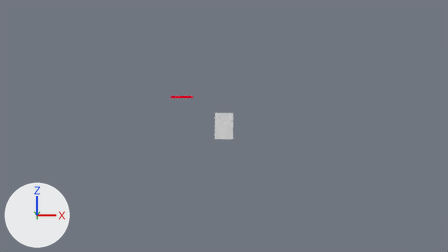
A saved change to the Blender file blender/game.blend.
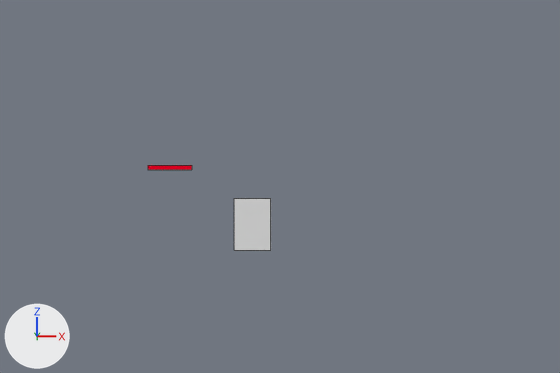
There are two pictures of each version: one from the file's camera 'Camera', one close up on the part from 21% to 85% of the width and 5% to 80% of the height. The axes (+X, +Y, +Z) are drawn at lower left. The lights are the same throughout. The close-ups show mesh edges as thin lines. The same objects are shown in both versions, whatever each file hides.

Names of what the first close-up shows: 'Player'.
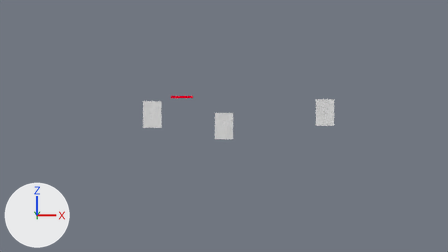
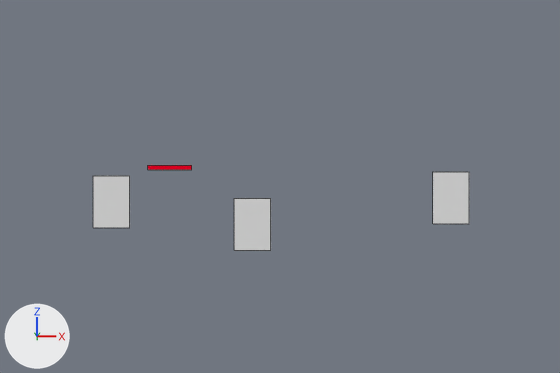
ob_arm is not drawn itself; it is the parent of ob_barrel.

Where the change shows, as pixel boxes [x1, y1, x2, y2] in the close-ups (560 x 373 px):
'player', shown, added: after [93, 176, 130, 228]
'player.001', shown, added: after [433, 172, 469, 224]

Edits to the bpy script that builds the scene:
```text
Add mat_player_gun:
    mat_player_gun = diffuse_material('player_gun')
    mat_player_gun.base_color = (0.8, 0.8, 0.8)  # white #e7e7e7
Add mat_player:
    mat_player = diffuse_material('player')
    mat_player.base_color = (1.0, 1.0, 1.0)  # white #ffffff
Add me_plane_001:
    me_plane_001.from_pydata([(-0.139, -0.122, 0.0), (0.631, -0.122, 0.0), (-0.139, 0.122, 0.0), (0.631, 0.122, 0.0)], [], [(0, 1, 3, 2)])
    me_plane_001.materials.append(mat_player_gun)  # its picture is missing
Add me_plane_002:
    me_plane_002.from_pydata([(-1.0, -1.0, 0.0), (1.0, -1.0, 0.0), (-1.0, 1.0, 0.0), (1.0, 1.0, 0.0)], [], [(0, 1, 3, 2)])
    me_plane_002.materials.append(mat_player)  # its picture is missing
Change col_player:
    add col_player.objects.link(ob_g_player)
    add col_player.objects.link(ob_arm)
    add col_player.objects.link(ob_barrel)
Change ob_player_001:
    remove ob_player_001.hide_set(True)  # its collection is switched off
Change ob_player:
    remove ob_player.hide_set(True)  # its collection is switched off
Add ob_arm:
    ob_arm = bpy.data.objects.new('Arm', me_plane_001)
    ob_arm.parent = ob_player_1
    ob_arm.location = (-0.00215, -0.547, -0.116)
    ob_arm.rotation_euler = (1.571, 0.0, 0.0)  # degrees (90, 0, 0)
    ob_arm.hide_set(True)
Add ob_barrel:
    ob_barrel = bpy.data.objects.new('Barrel', None)
    ob_barrel.parent = ob_arm
    ob_barrel.matrix_parent_inverse = Matrix(((1.0, 0.0, 0.0, 0.00215), (0.0, 0.0, 1.0, -0.00437), (0.0, -1.0, 0.0, -0.547), (0.0, 0.0, 0.0, 1.0)))
    ob_barrel.location = (0.512, -0.0152, -0.00211)
    ob_barrel.hide_set(True)  # its collection is switched off
Add ob_g_player:
    ob_g_player = bpy.data.objects.new('G_Player', me_plane_002)
    ob_g_player.parent = ob_player_1
    ob_g_player.location = (0.00284, -0.516, -0.000126)
    ob_g_player.rotation_euler = (1.571, 0.0, 0.0)  # degrees (90, 0, 0)
    ob_g_player.scale = (0.385, 0.495, 0.385)
    ob_g_player.hide_set(True)
```
